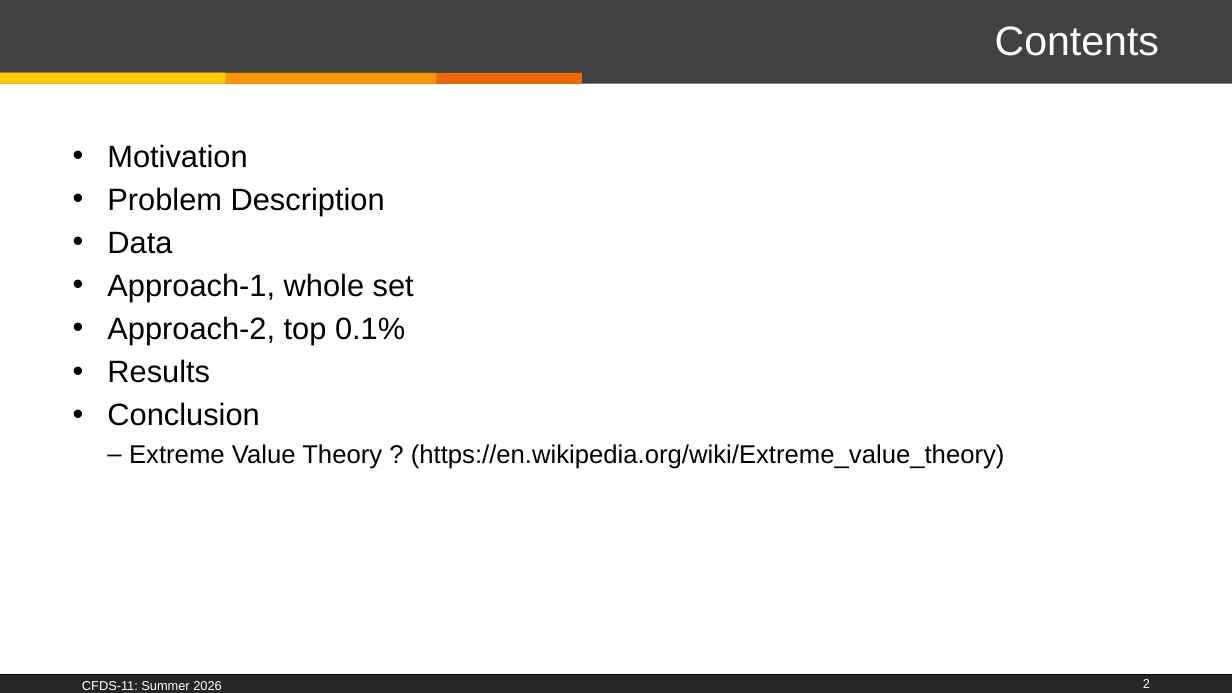
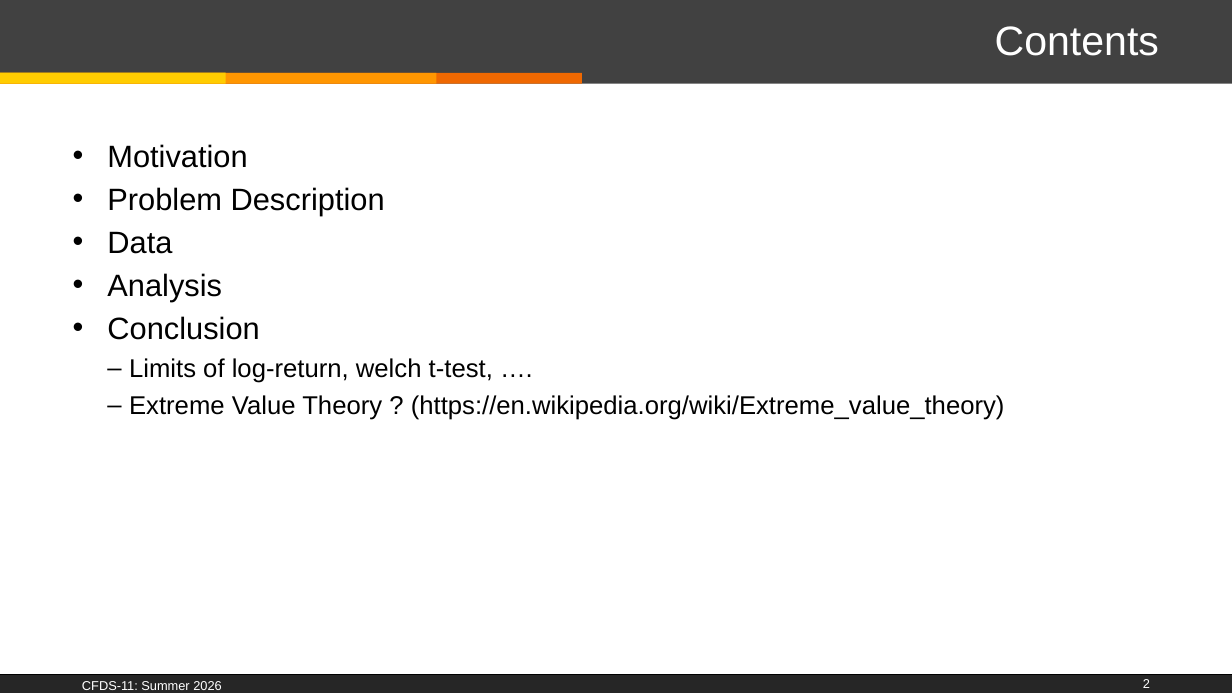
Before and after one commit to PierreNiberon/CFDS-Project, a slide deck: slide 2 of CFDS-11_Class-2025_26-Pierre.pptx. Drawn at 1232x693 pixels with LibreOffice and Linux fonts; fonts in the diff are those of the drawing; background and template pictures are left out. Boxes give left, top, right and bottom in pixels: in the first picture for what was removed or moved away, otherwise in the second. Text is boxed around its words. In the diff, an @@ line names an element or a change of style, - is before the commit and + after.

```diff
--- a/CFDS-11_Class-2025_26-Pierre.pptx
+++ b/CFDS-11_Class-2025_26-Pierre.pptx
@@ text at bbox=[107, 273, 222, 302]: text changed @@
-• Approach-1, whole set
-• Approach-2, top 0.1%
-• Results
+• Analysis
@@ text at bbox=[129, 358, 493, 383]: paragraph added @@
+  – Limits of log-return, welch t-test, ….
```
Also in this commit, not shown: 13 other slides changed, 16 slides added, 1 other file.
